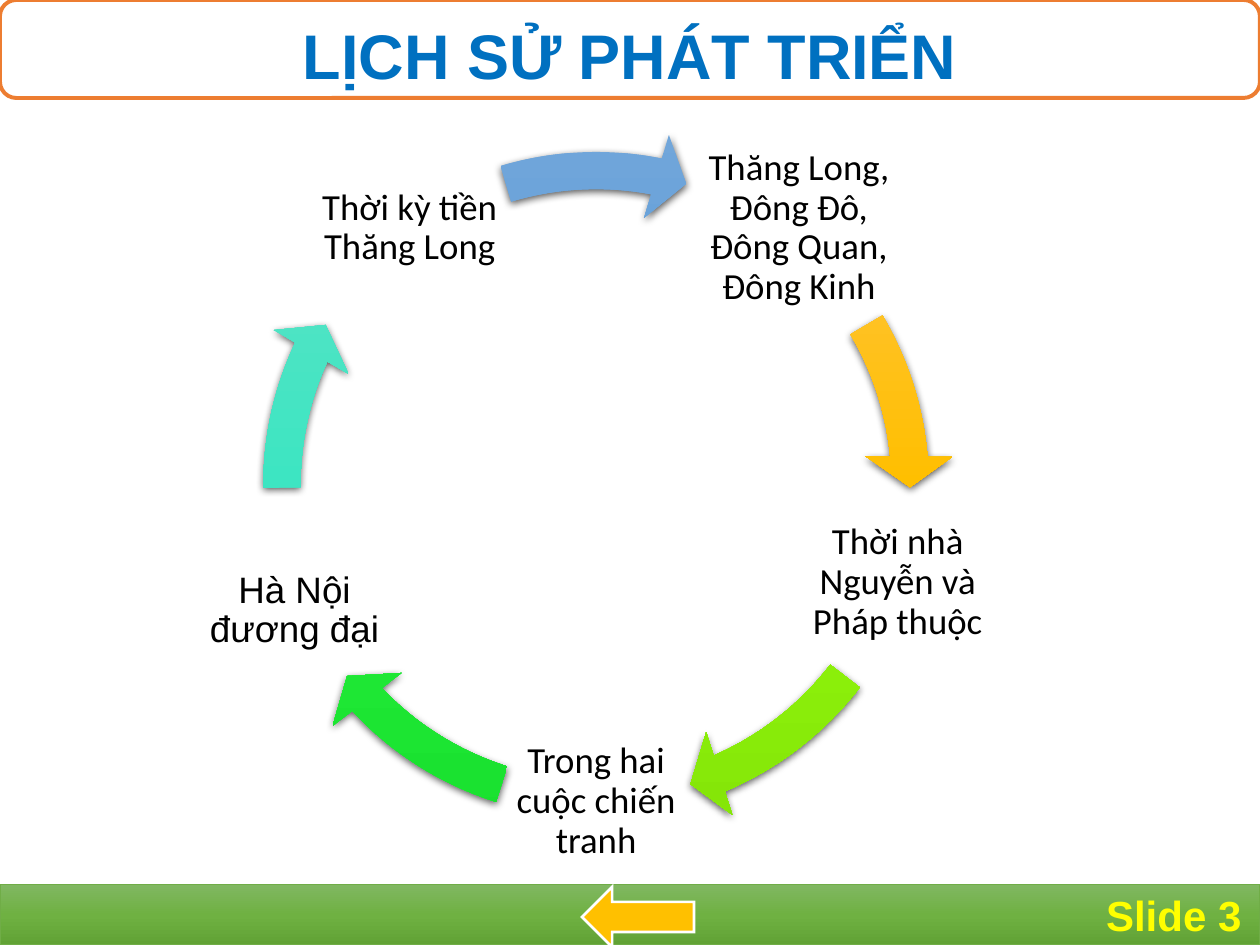
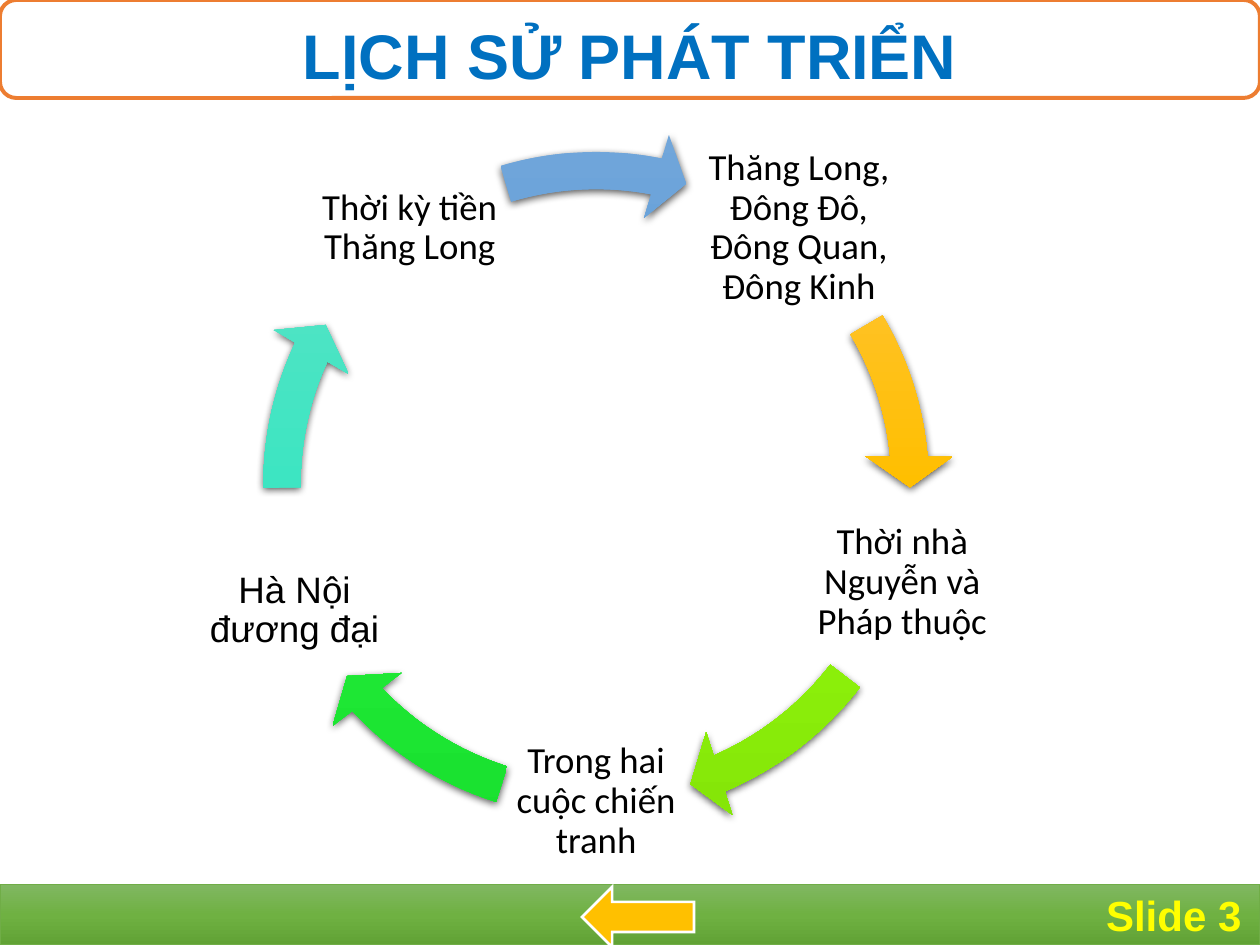
Before and after one commit to phatnguyendev/quiz-search, a slide deck: slide 3 of dapan/cau 3.pptx. Drawn at 1260x945 pixels with LibreOffice and Linux fonts; fonts in the diff are those of the drawing. Boxes give left, top, right and bottom in pixels: in the first picture for what was removed or moved away, otherwise in the second. Text is boxed around its words. In the diff, an @@ line names an element or a change of style, - is before the commit and + after.

```diff
--- a/dapan/cau 3.pptx
+++ b/dapan/cau 3.pptx
@@ free "Thời nhà Nguyễn và Pháp ...": place and size @@
-free "Thời nhà Nguyễn và Pháp ..." at bbox=[803, 488, 993, 678]
+free "Thời nhà Nguyễn và Pháp ..." at bbox=[803, 488, 1002, 678]
```
Also in this commit, not shown: 3 other files.
